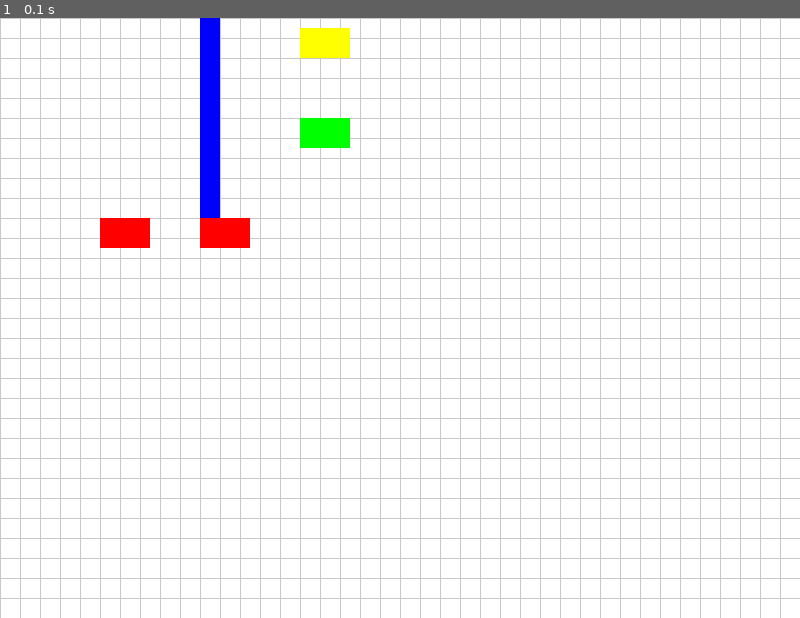
Above: before the commit, frame 1.
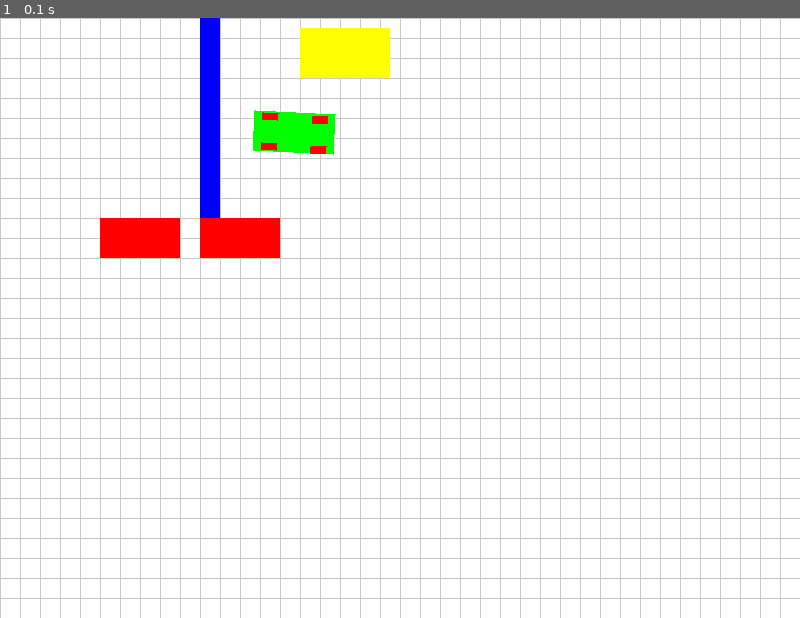
Above: after the commit, the same moment.

Repository: taka-rl/RL_APS
Game: pygame game, started from practice_pygame/ex_draw_parking_env.py
Same seed, same stepped clock (60 frames per second), same inputs: the game is played once before the commit and once after it.
Inputs:
- Up to frame 1 (0.1 s): no input

The runs differ from the first frame. In frame 1, 1.9% of the frame differs, in the area x 12-49%, y 1-40%.

Commit message:
added functions to render car and wheels temporarily set state[0:2] which are x,y location as the center of the car(agent)

Diff:
--- a/parking_env.py
+++ b/parking_env.py
@@ -21,7 +21,6 @@
 - render function
 Consider the parking environemnt and car size and so on
 Draw the car path
-Draw the car wheel
 
 - reset function
 reset the parking environment
@@ -57,10 +56,9 @@
 # parameters for cars in the parking environment
 CAR_L = 80
 CAR_W = 40
-WHEEL_Length = 15
+WHEEL_L = 15
 WHEEL_W = 7
 WHEEL_POS = np.array([[25, 15], [25, -15], [-25, 15], [-25, -15]])
-CAR_LOC = [300, 100, CAR_L, CAR_W]
 PARKINGLOT_LOC = [300, 10, 90, 50]
 DT = 1
 
@@ -90,7 +88,6 @@
     psi_dot = action[0] * np.tan(action[1]) / CAR_L
     state_dot = np.array([x_dot, y_dot, v_dot, psi_dot]).T
     state = update_state(state, state_dot, DT)
-
     return state
 
 
@@ -99,8 +96,60 @@
     state[1] += dt * state_dot[1]
     state[2] = state_dot[2]
     state[3] += dt * state_dot[3]
-
     return state
+
+
+def draw_vehicle(screen, car_loc, psi):
+    # the car(agent)
+    # get the car(agent) vertexes from the center point
+    car_vertices = compute_vertices(car_loc, CAR_L, CAR_W)
+    # get the rotated car location
+    car_vertices = rotate_car(car_vertices, angle=psi)
+    # draw the car(agent)
+    pygame.draw.polygon(screen, GREEN, car_vertices)
+
+    # wheels
+    # get the center of each wheel point
+    wheel_points = compute_wheel_points(car_loc)
+    # draw each wheel
+    for i, wheel_point in enumerate(wheel_points):
+        wheel_vertices = compute_vertices(wheel_point, WHEEL_L, WHEEL_W)
+        if i < 2:
+            # add delta(steering angle) into the front wheels
+            wheel_vertices = rotate_car(wheel_vertices, angle=psi)
+        else:
+            wheel_vertices = rotate_car(wheel_vertices, angle=psi)
+        pygame.draw.polygon(screen, RED, wheel_vertices)
+
+
+def compute_vertices(loc, length, width):
+    vertices = np.array([
+        [loc[0] + length / 2, loc[1] + width / 2],
+        [loc[0] + length / 2, loc[1] - width / 2],
+        [loc[0] - length / 2, loc[1] - width / 2],
+        [loc[0] - length / 2, loc[1] + width / 2]
+    ])
+    return vertices
+
+
+def compute_wheel_points(car_loc):
+    wheel_points = np.array([
+        [car_loc[0] + WHEEL_POS[0, 0], car_loc[1] + WHEEL_POS[0, 1]],
+        [car_loc[0] + WHEEL_POS[1, 0], car_loc[1] + WHEEL_POS[1, 1]],
+        [car_loc[0] + WHEEL_POS[2, 0], car_loc[1] + WHEEL_POS[2, 1]],
+        [car_loc[0] + WHEEL_POS[3, 0], car_loc[1] + WHEEL_POS[3, 1]]
+    ])
+    return wheel_points
+
+
+def rotate_car(pos, angle=0):
+    R = np.array([
+        [np.cos(angle), -np.sin(angle)],
+        [np.sin(angle), np.cos(angle)],
+    ])
+    rotated_pos = (R @ pos.T).T
+
+    return rotated_pos
 
 
 class Parking(gym.Env):
@@ -247,8 +296,8 @@
                 )
             self.surf_car.fill((0, 0, 0, 0))
 
-            # add Kinematic bicycle model function to update the car location later
-            pygame.draw.rect(self.surf_car, GREEN, [self.state[0], self.state[1], CAR_L, CAR_W])
+            # draw the car(agent) movement
+            draw_vehicle(self.surf_car, self.state[0:2], self.state[3])
 
             surf = self.surf_parkinglot.copy()
             surf.blit(self.surf_car, (0, 0))
@@ -267,11 +316,9 @@
             seed: Optional[int] = None,
             options: Optional[dict] = None,
     ):
-
         super().reset(seed=seed)
 
-        self.state = [10, 40, 4, 1]
-
+        self.state = [300, 150, 4, 0]
         self.window = None
         self.surf = None
         self.surf_car = None
--- a/practice_pygame/ex_draw_parking_env.py
+++ b/practice_pygame/ex_draw_parking_env.py
@@ -1,9 +1,6 @@
-"""
-This is an example code to learn how to draw a perpendicular parking environment using Pygame.
-"""
-
 import pygame
 import sys
+import numpy as np
 
 # Initialize Pygame
 pygame.init()
@@ -18,6 +15,15 @@
 WALL_COLOR = (0, 0, 255)
 GREEN = (0, 255, 0)
 
+# Car and wheel
+CAR_L = 80
+CAR_W = 40
+WHEEL_LENGTH = 15
+WHEEL_WIDTH = 7
+WHEEL_POS = np.array([[25, 15], [25, -15], [-25, -15], [-25, 15]])
+CAR_LOC = [300, 100]
+PARKING_LOT_LOC = [300, 10, CAR_L+10, CAR_W+10]
+
 # Car class
 class Car(pygame.sprite.Sprite):
     def __init__(self, color, width, height):
@@ -30,17 +36,72 @@
         # Set the rectangle (position and dimensions) of the car
         self.rect = self.image.get_rect()
 
+
+    def draw_vehicle(self, screen, car_loc, psi):
+        # the car(agent)
+        # get the car(agent) vertexes from the center point
+        car_vertices = self.compute_vertices(car_loc, CAR_L, CAR_W)
+        # get the rotated car location
+        car_vertices = self.rotate_car(car_vertices, angle=psi)
+        # draw the car(agent)
+        pygame.draw.polygon(screen, GREEN, car_vertices)
+
+        # wheels
+        # get the center of each wheel point
+        wheel_points = self.compute_wheel_points(car_loc)
+        # draw each wheel
+        for i, wheel_point in enumerate(wheel_points):
+            wheel_vertices = self.compute_vertices(wheel_point, WHEEL_LENGTH, WHEEL_WIDTH)
+            if i < 2:
+                delta = 0.003
+                wheel_vertices = self.rotate_car(wheel_vertices, angle=psi + delta)
+            else:
+                wheel_vertices = self.rotate_car(wheel_vertices, angle=psi)
+            pygame.draw.polygon(screen, RED, wheel_vertices)
+
+
+    def compute_vertices(self, car_loc, length, width):
+        vertices = np.array([
+            [car_loc[0] + length / 2, car_loc[1] + width / 2],
+            [car_loc[0] + length / 2, car_loc[1] - width / 2],
+            [car_loc[0] - length / 2, car_loc[1] - width / 2],
+            [car_loc[0] - length / 2, car_loc[1] + width / 2]
+        ])
+        return vertices
+
+    def compute_wheel_points(self, car_loc):
+        wheel_points = np.array([
+            [car_loc[0] + WHEEL_POS[0, 0], car_loc[1] + WHEEL_POS[0, 1]],
+            [car_loc[0] + WHEEL_POS[1, 0], car_loc[1] + WHEEL_POS[1, 1]],
+            [car_loc[0] + WHEEL_POS[2, 0], car_loc[1] + WHEEL_POS[2, 1]],
+            [car_loc[0] + WHEEL_POS[3, 0], car_loc[1] + WHEEL_POS[3, 1]]
+        ])
+        return wheel_points
+
+    def rotate_car(self, pos, angle=0):
+        R = np.array([
+                [np.cos(angle), -np.sin(angle)],
+                [np.sin(angle), np.cos(angle)],
+        ])
+        rotated_pos = (R @ pos.T).T
+
+        return rotated_pos
+
+
+
+
+
 # Initialize the game window
 screen = pygame.display.set_mode((WIDTH, HEIGHT))
-pygame.display.set_caption("Perpendicular Parking")
+pygame.display.set_caption("Parking environment")
 
 # Create a group to hold all the sprites (cars)
 all_sprites = pygame.sprite.Group()
 
 # Create cars
-target_car = Car(GREEN, 50, 30)
-car1 = Car(RED, 50, 30)
-car2 = Car(RED, 50, 30)
+target_car = Car(GREEN, CAR_L, CAR_W)
+car1 = Car(RED, CAR_L, CAR_W)
+car2 = Car(RED, CAR_L, CAR_W)
 
 # Set initial positions for the cars
 target_car.rect.x = 300
@@ -53,7 +114,7 @@
 car2.rect.y = 200
 
 # Add cars to the sprite group
-all_sprites.add(target_car)
+# all_sprites.add(target_car)
 all_sprites.add(car1)
 all_sprites.add(car2)
 
@@ -74,14 +135,21 @@
         pygame.draw.line(screen, GRID_COLOR, (0, y), (WIDTH, y), 1)
 
     # Draw the parking lot
-    pygame.draw.rect(screen, YELLOW, [300, 10, 50, 30]) # [X, Y, Width, Height]
+    pygame.draw.rect(screen, YELLOW, PARKING_LOT_LOC)
 
     # Draw the wall
-    pygame.draw.rect(screen, WALL_COLOR, [200, 0, 20, 200]) # [X, Y, Width, Height]
+    pygame.draw.rect(screen, WALL_COLOR, [200, 0, 20, 200])
 
     # Update and draw all sprites
     all_sprites.update()
     all_sprites.draw(screen)
+
+    # draw the agent
+    psi = 0.05
+    target_car.draw_vehicle(screen, CAR_LOC, psi)
+
+    # Draw wheels for the target car
+    # target_car.draw_wheels(screen)
 
     # Update the display
     pygame.display.flip()
